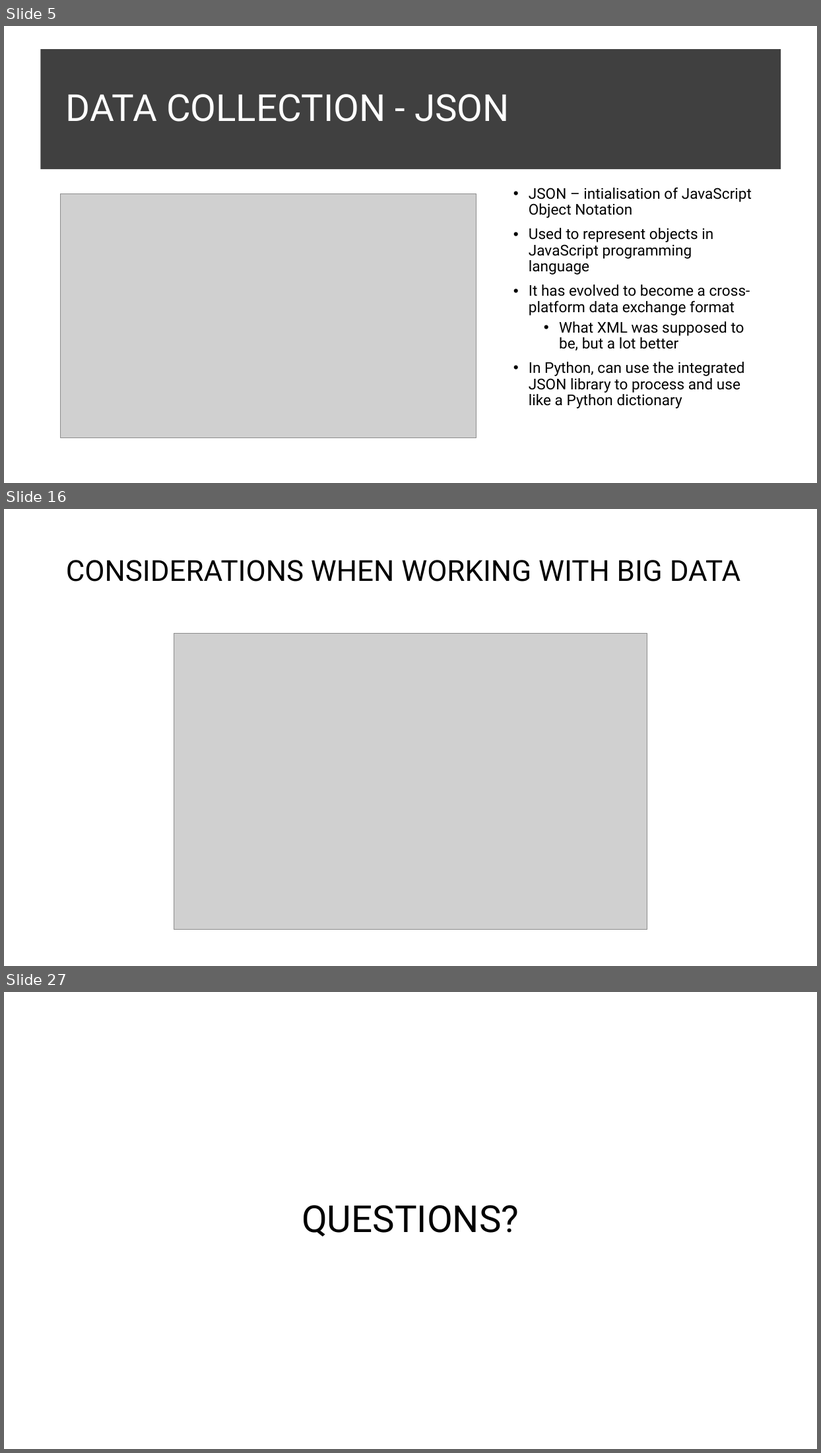
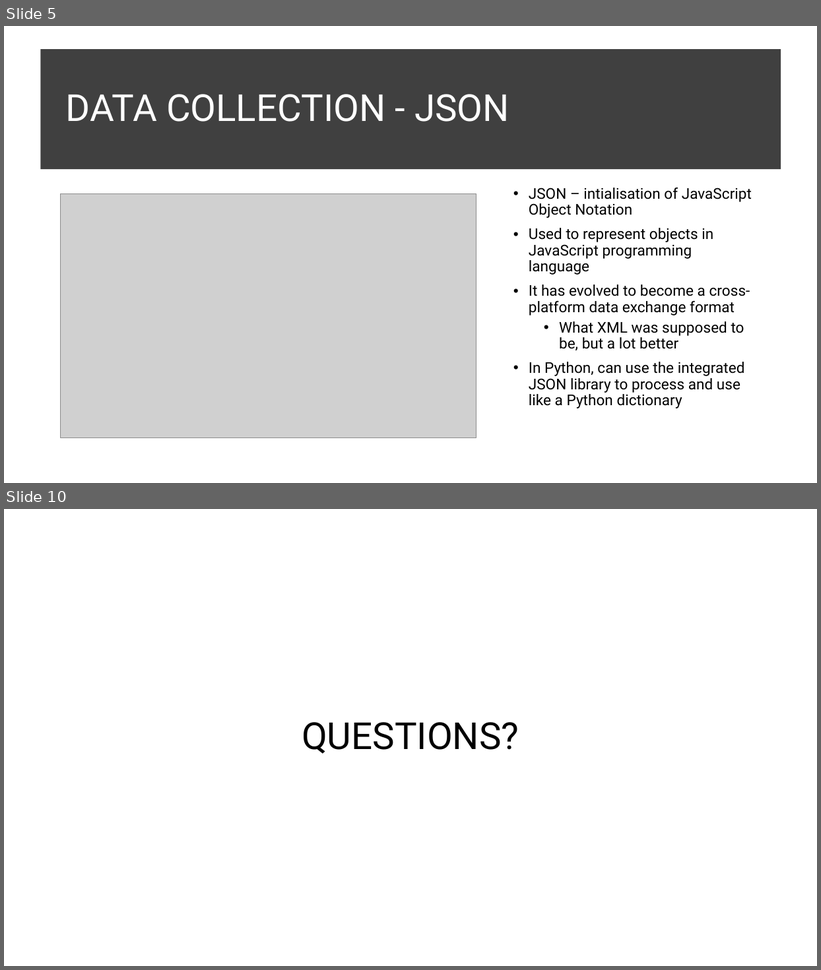
Before and after one commit to InzamamRahaman/COMP6940-2023, a slide deck: Lectures/Lecture 2/COMP6940 Lecture 2.pptx. Shown one above the other, each under a label of ours: slides 5, 16 and 27 before the commit, slides 5 and 10 after it; the slides between them are not shown. The pictures are 821x1453 and 821x970 pixels, drawn with LibreOffice and Linux fonts; fonts in the diff are those of the drawing; grey boxes stand for pictures. Boxes give left, top, right and bottom in pixels: in the first picture for what was removed or moved away, otherwise in the second. Text is boxed around its words. In the diff, an @@ line names an element or a change of style, - is before the commit and + after.

```diff
--- a/Lectures/Lecture 2/COMP6940 Lecture 2.pptx
+++ b/Lectures/Lecture 2/COMP6940 Lecture 2.pptx
@@ slide 16 removed at bbox=[4, 509, 817, 966], background #FFFFFF @@
@@ title removed at bbox=[66, 560, 741, 582] @@
-CONSIDERATIONS WHEN WORKING WITH BIG DATA
@@ picture removed at bbox=[174, 634, 648, 930] @@
@@ what was slide 27 is now slide 10 @@
```
Also in this commit, not shown: 3 slides changed, 4 slides added, 21 other slides removed, 12 other files.
